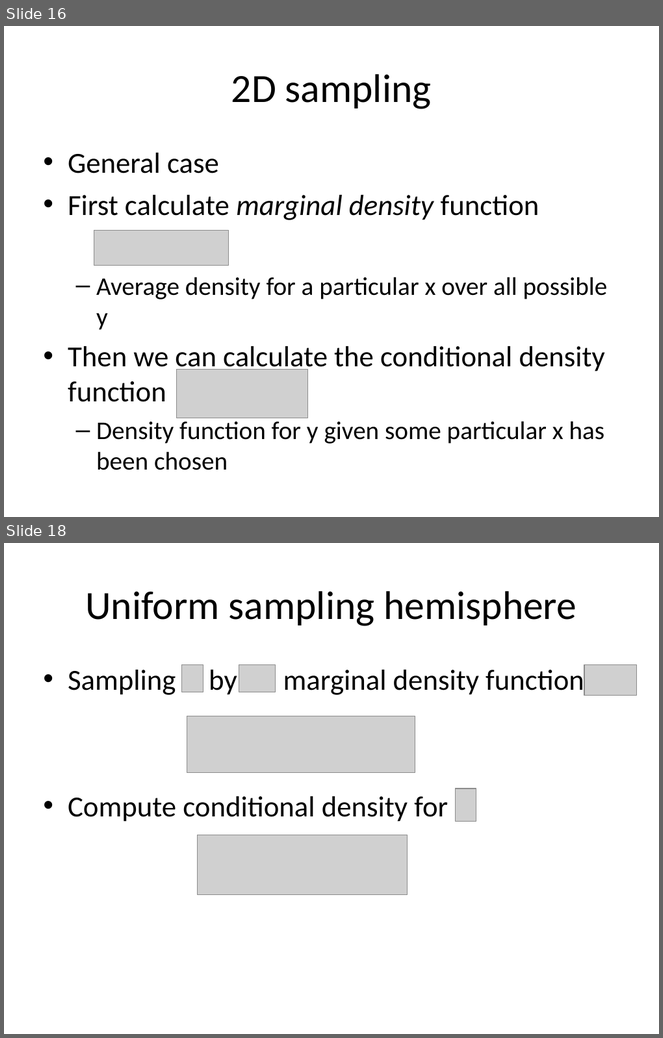
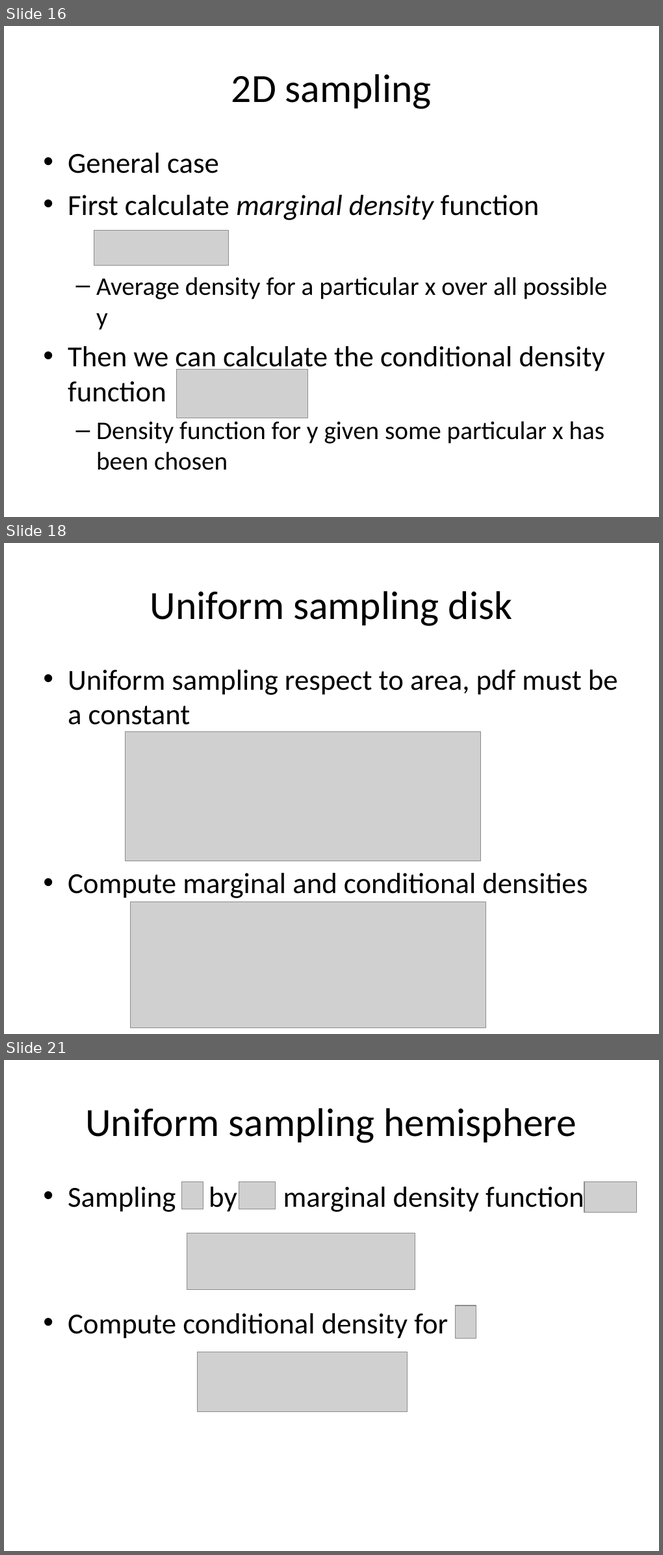
Before and after one commit to ianslayer/gpu_course, a slide deck: course_ppt/MonteCarlo2.ppt. Shown one above the other, each under a label of ours: slides 16 and 18 before the commit, slides 16, 18 and 21 after it; the slides between them are not shown. The pictures are 663x1038 and 663x1555 pixels, drawn with LibreOffice and Linux fonts; fonts in the diff are those of the drawing; grey boxes stand for pictures. Boxes give left, top, right and bottom in pixels: in the first picture for what was removed or moved away, otherwise in the second. Text is boxed around its words. In the diff, an @@ line names an element or a change of style, - is before the commit and + after.

Commit message:
update sampling ppt, sampling visualization

```diff
--- a/course_ppt/MonteCarlo2.ppt
+++ b/course_ppt/MonteCarlo2.ppt
@@ slide 18 added at box(4, 543, 659, 1034), background #FFFFFF @@
@@ title added at box(150, 591, 512, 626), 44 pt, text #000000 @@
+Uniform sampling disk
@@ text added at box(68, 670, 618, 899), 32 pt, text #000000 @@
+• Uniform sampling respect to area, pdf must be a constant
+• Compute marginal and conditional densities
@@ picture added at box(125, 731, 481, 861) @@
@@ picture added at box(131, 902, 486, 1028) @@
@@ what was slide 18 is now slide 21 @@
```
Also in this commit, not shown: 4 slides changed, 3 other slides added, 7 other files.
